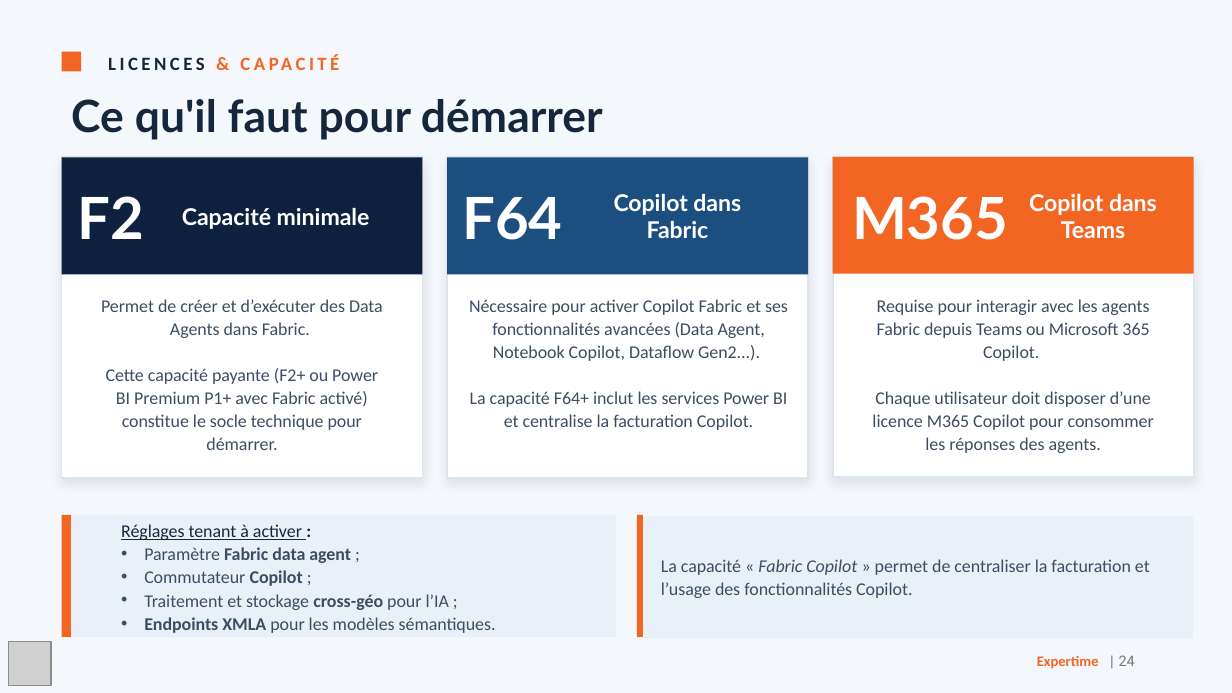
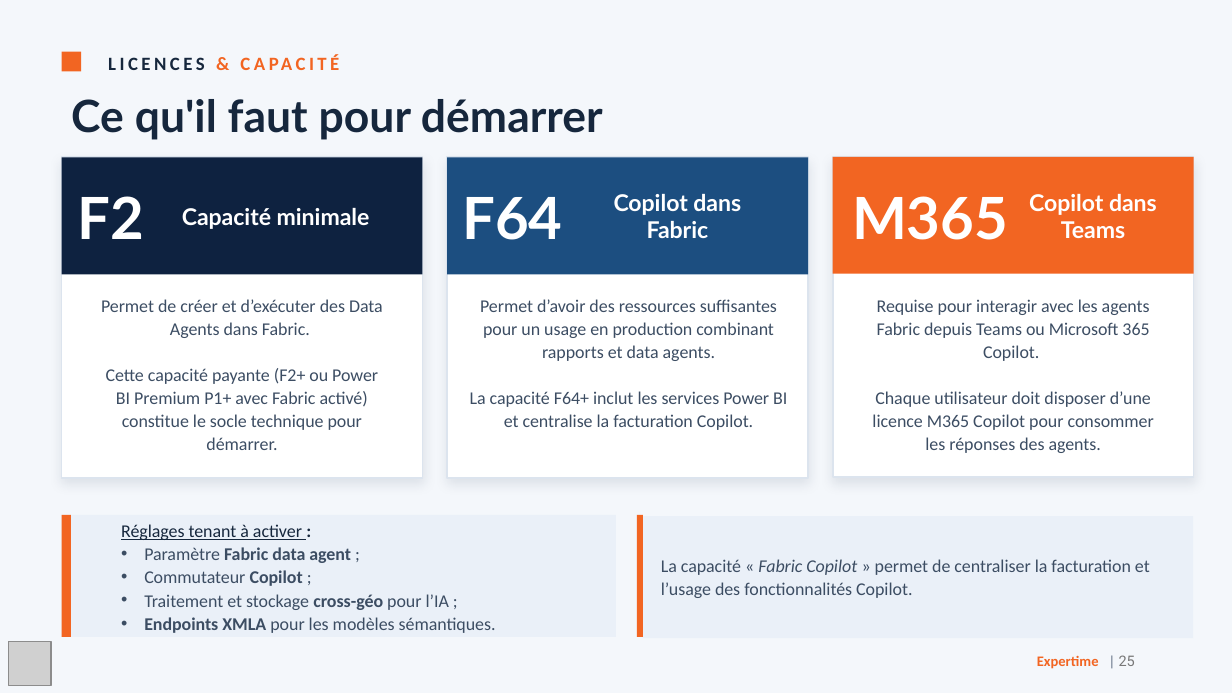
Before and after one commit to ppeton-expertime/Fabric-Workshops, a slide deck: slide 25 of Module Copilot pour Power BI Data Agent/slides/IA dans Fabric - Data Agents.pptx (slide 24 before the commit). Drawn at 1232x693 pixels with LibreOffice and Linux fonts; fonts in the diff are those of the drawing; grey boxes stand for pictures. Boxes give left, top, right and bottom in pixels: in the first picture for what was removed or moved away, otherwise in the second. Text is boxed around its words. In the diff, an @@ line names an element or a change of style, - is before the commit and + after.

```diff
--- a/Module Copilot pour Power BI Data Agent/slides/IA dans Fabric - Data Agents.pptx
+++ b/Module Copilot pour Power BI Data Agent/slides/IA dans Fabric - Data Agents.pptx
@@ text at [480,299,777,361]: text changed @@
-Nécessaire pour activer Copilot Fabric et ses fonctionnalités avancées (Data Agent, Notebook Copilot, Dataflow Gen2...).
+Permet d’avoir des ressources suffisantes pour un usage en production combinant rapports et data agents.
@@ page number at [1037,655,1135,669]: text changed @@
-Expertime | 24
+Expertime | 25
```
Also in this commit, not shown: 1 slide added, 5 other files.
